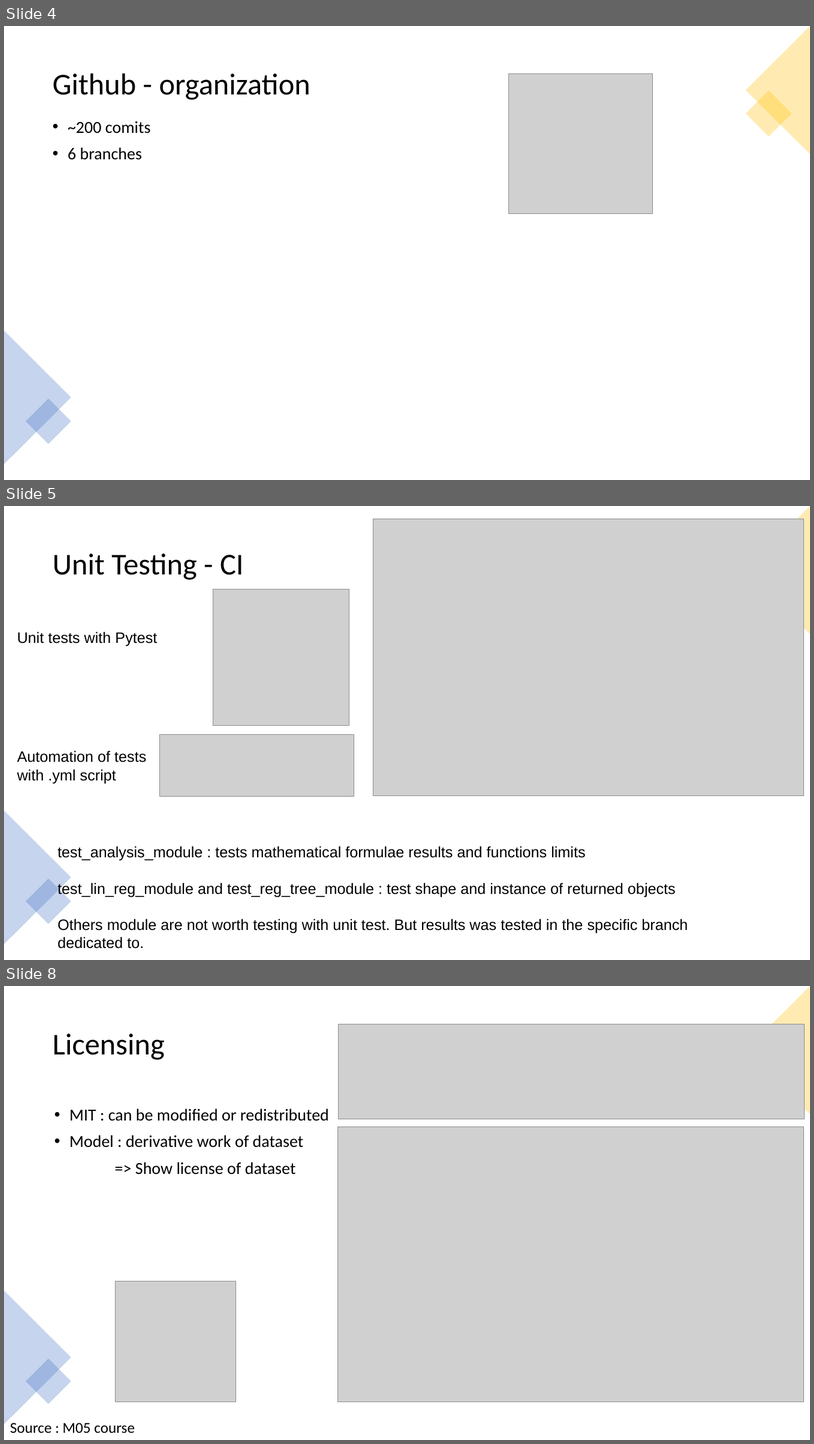
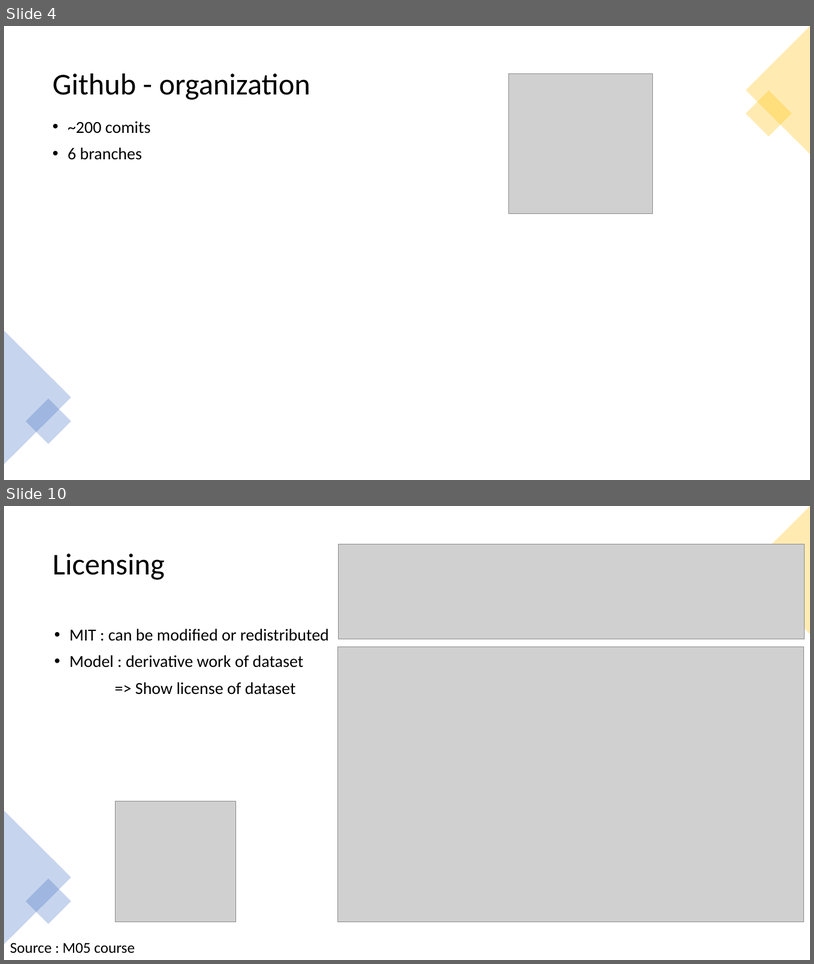
Before and after one commit to Laurasid/M05_Project, a slide deck: pres_full.pptx. Shown one above the other, each under a label of ours: slides 4, 5 and 8 before the commit, slides 4 and 10 after it; the slides between them are not shown. The pictures are 814x1444 and 814x964 pixels, drawn with LibreOffice and Linux fonts; fonts in the diff are those of the drawing; grey boxes stand for pictures. Boxes give left, top, right and bottom in pixels: in the first picture for what was removed or moved away, otherwise in the second. Text is boxed around its words. In the diff, an @@ line names an element or a change of style, - is before the commit and + after.

```diff
--- a/pres_full.pptx
+++ b/pres_full.pptx
@@ slide 5 removed at [4, 506, 810, 960], background #FFFFFF @@
@@ picture removed at [373, 519, 804, 796] @@
@@ triangle removed at [746, 506, 810, 634] @@
@@ title removed at [53, 553, 244, 580] @@
-Unit Testing - CI
@@ picture removed at [213, 589, 350, 726] @@
@@ text removed at [17, 631, 157, 646] @@
-Unit tests with Pytest
@@ picture removed at [160, 735, 354, 796] @@
@@ text removed at [17, 750, 146, 783] @@
-Automation of tests with .yml script
@@ triangle removed at [4, 810, 71, 944] @@
@@ text removed at [57, 846, 688, 948] @@
-test_analysis_module : tests mathematical formulae results and functions limits
-test_lin_reg_module and test_reg_tree_module : test shape and instance of returned objects
-Others module are not worth testing with unit test. But results was tested in the specific branch dedicated to.
@@ rectangle removed at [26, 878, 71, 924] @@
@@ what was slide 8 is now slide 10 @@
```
Also in this commit, not shown: 1 slide changed, 3 slides added.
